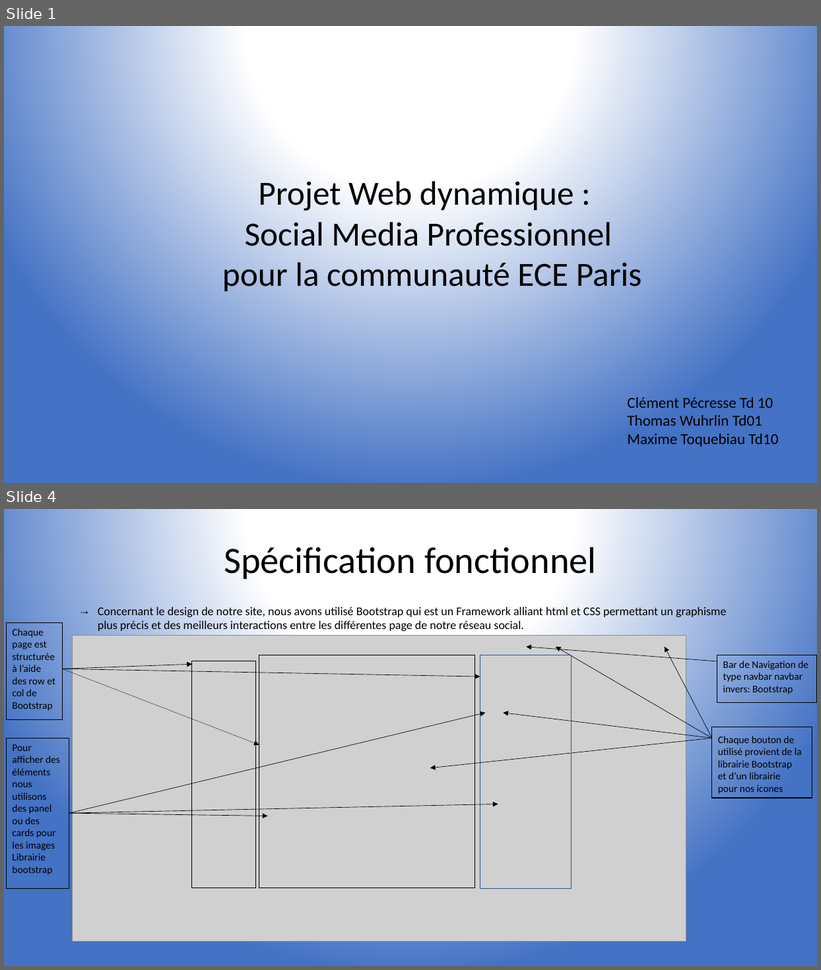
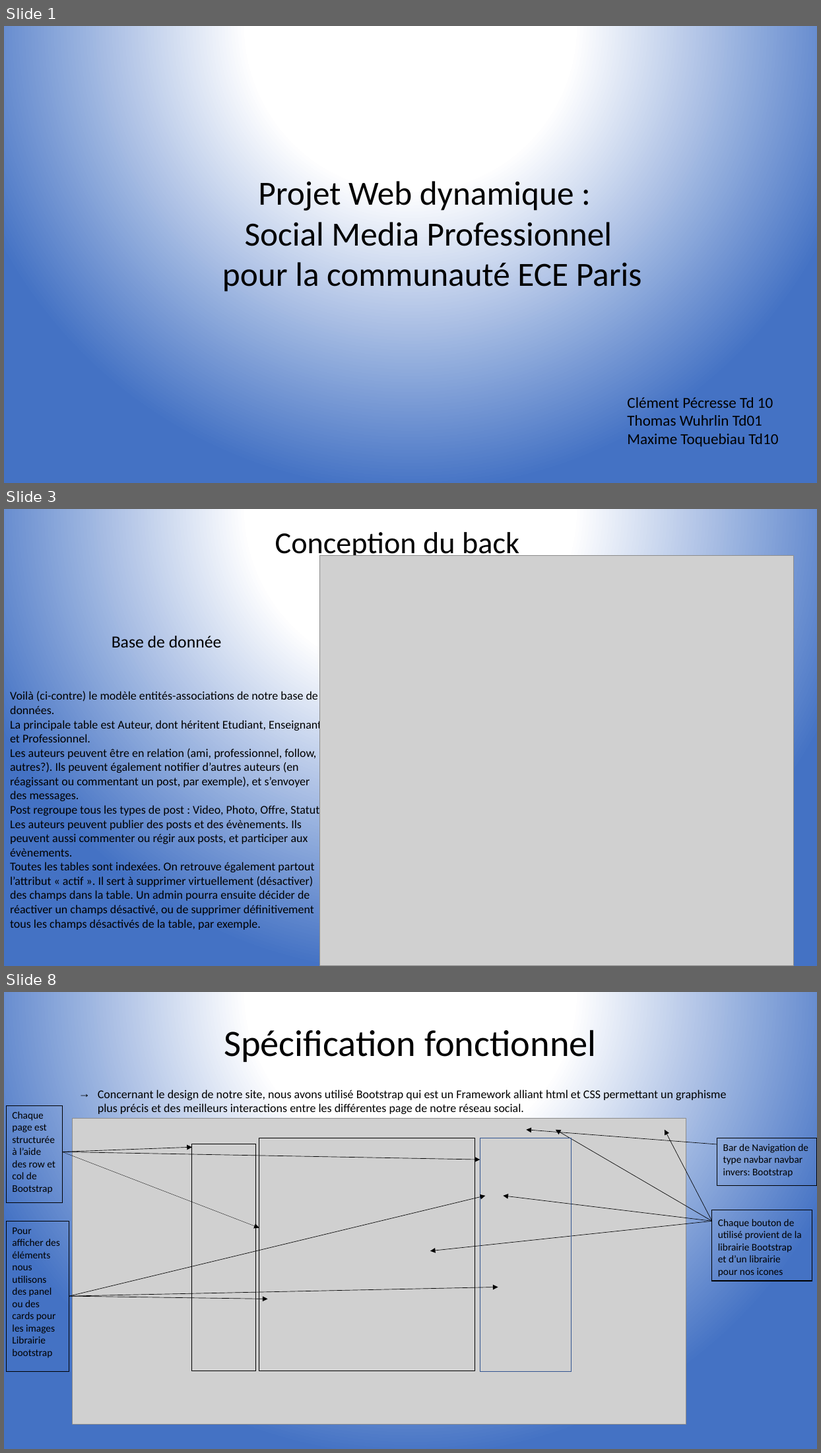
Before and after one commit to Maxtoq/ECELink, a slide deck: Présentation_finale.pptx. Shown one above the other, each under a label of ours: slides 1 and 4 before the commit, slides 1, 3 and 8 after it; the slides between them are not shown. The pictures are 821x970 and 821x1453 pixels, drawn with LibreOffice and Linux fonts; fonts in the diff are those of the drawing; grey boxes stand for pictures. Boxes give left, top, right and bottom in pixels: in the first picture for what was removed or moved away, otherwise in the second. Text is boxed around its words. In the diff, an @@ line names an element or a change of style, - is before the commit and + after.

```diff
--- a/Présentation_finale.pptx
+++ b/Présentation_finale.pptx
@@ slide 3 added at (4, 509, 817, 966), background gradient #FFFFFF to #4472C4 @@
@@ title added at (275, 532, 519, 560), 36 pt, text #000000 @@
+Conception du back
@@ picture added at (320, 555, 795, 966) @@
@@ text added at (112, 636, 222, 648), 20 pt, text #000000 @@
+Base de donnée
@@ text added at (10, 691, 323, 930), 14 pt, text #000000 @@
+Voilà (ci-contre) le modèle entités-associations de notre base de données.
+La principale table est Auteur, dont héritent Etudiant, Enseignant et Professionnel.
+Les auteurs peuvent être en relation (ami, professionnel, follow, autres?). Ils peuvent également notifier d’autres auteurs (en réagissant ou commentant un post, par exemple), et s’envoyer des messages.
+Post regroupe tous les types de post : Video, Photo, Offre, Statut.
+Les auteurs peuvent publier des posts et des évènements. Ils peuvent aussi commenter ou régir aux posts, et participer aux évènements.
+Toutes les tables sont indexées. On retrouve également partout l’attribut « actif ». Il sert à supprimer virtuellement (désactiver) des champs dans la table. Un admin pourra ensuite décider de réactiver un champs désactivé, ou de supprimer définitivement tous les champs désactivés de la table, par exemple.
@@ what was slide 4 is now slide 8 @@
```
Also in this commit, not shown: 1 slide changed, 10 other slides added, 3 slides removed.
